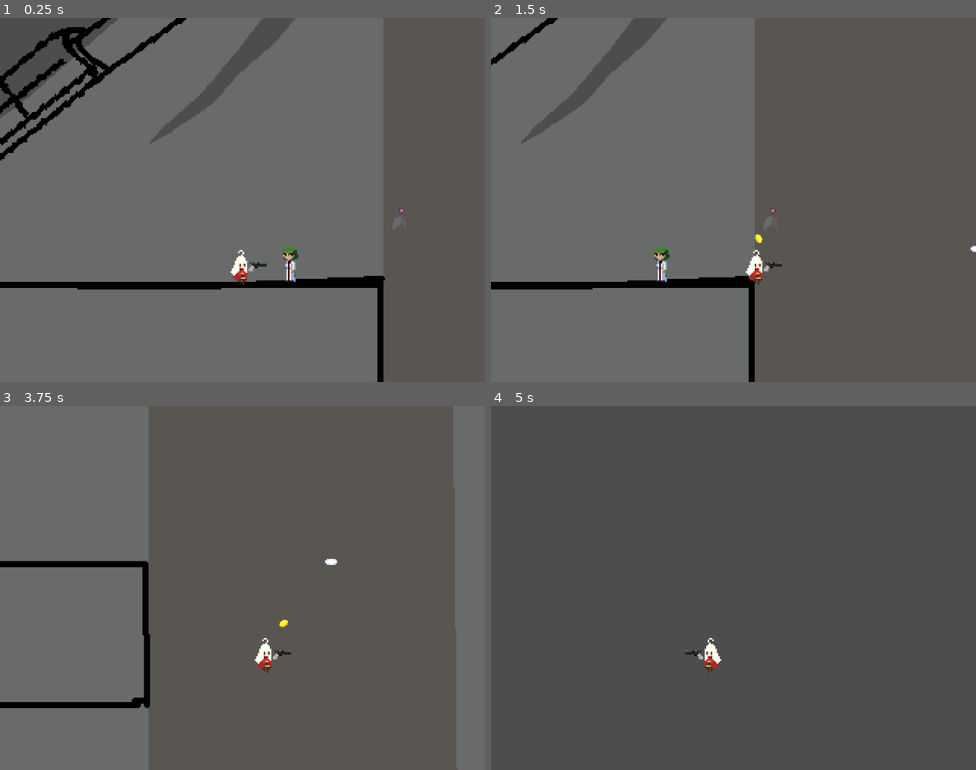
Above: before the commit, frames 1-4 (two rows, left to right).
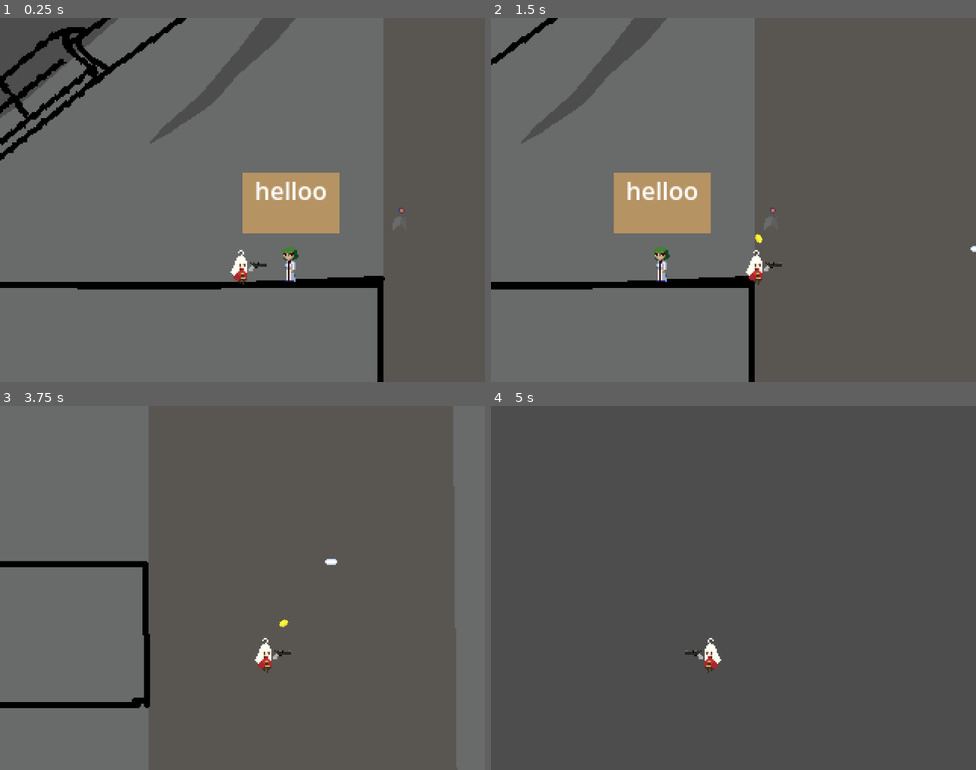
Above: after the commit, the same moments.

Repository: MaiGamesDev/Platformer_Project
Game: Godot game, scene res://SCENE/Game.tscn
The game is run twice, just before and just after one commit, with the same random seed, the same clock (stepped at 60 frames per second) and the same inputs.
Inputs (mouse positions are in pixels of both pictures, inside the frame that each line leads up to):
- Up to frame 1 (0.25 s): no input
- Up to frame 2 (1.5 s): tap Enter (ui_accept) at 0.5, 0.77 s; move the mouse to (840, 181) at 0.52 s; press the mouse at (840, 181) at 0.53 s; hold D (move_right) from 0.53 s (still down); move the mouse to (636, 218) at 1.27 s; release the mouse at (636, 218) at 1.28 s; right-click (636, 218) at 1.35 s
- Up to frame 3 (3.75 s): tap Enter (ui_accept) at 1.52, 3.02 s; move the mouse to (291, 507) at 2.02 s; release D (move_right) at 2.03 s; press the mouse at (291, 507) at 2.03 s; hold A (move_left) 2.03-2.78 s; move the mouse to (218, 660) at 2.77 s; release the mouse at (218, 660) at 2.78 s; hold D (move_right) from 2.78 s (still down); right-click (218, 660) at 2.85 s; move the mouse to (388, 642) at 3.52 s; press the mouse at (388, 642) at 3.53 s
- Up to frame 4 (5 s): tap Enter (ui_accept) at 3.77, 4.52 s; move the mouse to (588, 533) at 4.27 s; release D (move_right) at 4.28 s; release the mouse at (588, 533) at 4.28 s; hold A (move_left) from 4.28 s (still down); right-click (588, 533) at 4.35 s

The runs differ from the first frame. In frame 1, 3.3% of the frame differs, in the area x 50-70%, y 42-60%; in frame 2, 3.4%, in the area x 25-100%, y 42-65%; in frame 3, less than 0.1%; in frame 4, nothing differs.
Error after the commit: Invalid assignment of property or key 'playing' with value of type 'bool' on a base object of type 'AnimatedSprite2D'. (res://SCENE/Bullet.gd:12)

Commit message:
불렛 이펙트

Diff:
--- /dev/null
+++ b/BulletEffect.tres
@@ -0,0 +1,35 @@
+[gd_resource type="SpriteFrames" load_steps=8 format=3 uid="uid://c51r01xt10ul3"]
+
+[ext_resource type="Texture2D" uid="uid://b6auc7fu6urq4" path="res://ART/effect_sheet.png" id="1_lh26f"]
+
+[sub_resource type="AtlasTexture" id="AtlasTexture_ee02k"]
+atlas = ExtResource("1_lh26f")
+region = Rect2(0, 0, 16, 16)
+
+[sub_resource type="AtlasTexture" id="AtlasTexture_wybi4"]
+atlas = ExtResource("1_lh26f")
+region = Rect2(16, 0, 16, 16)
+
+[sub_resource type="AtlasTexture" id="AtlasTexture_0k4cp"]
+atlas = ExtResource("1_lh26f")
+region = Rect2(32, 0, 16, 16)
+
+[sub_resource type="AtlasTexture" id="AtlasTexture_vgm4p"]
+atlas = ExtResource("1_lh26f")
+region = Rect2(48, 0, 16, 16)
+
+[sub_resource type="AtlasTexture" id="AtlasTexture_ewvlk"]
+atlas = ExtResource("1_lh26f")
+region = Rect2(64, 0, 16, 16)
+
+[sub_resource type="AtlasTexture" id="AtlasTexture_ccl61"]
+atlas = ExtResource("1_lh26f")
+region = Rect2(80, 0, 16, 16)
+
+[resource]
+animations = [{
+"frames": [SubResource("AtlasTexture_ee02k"), SubResource("AtlasTexture_wybi4"), SubResource("AtlasTexture_0k4cp"), SubResource("AtlasTexture_vgm4p"), SubResource("AtlasTexture_ewvlk"), SubResource("AtlasTexture_ccl61")],
+"loop": false,
+"name": &"default",
+"speed": 30.0
+}]
--- a/SCENE/Bullet.gd
+++ b/SCENE/Bullet.gd
@@ -1,10 +1,17 @@
 extends RigidBody2D
+
+
 
 var default_velocity = 250.0
 
 # Called when the node enters the scene tree for the first time.
 func _ready():
-	pass
+	var effect = AnimatedSprite2D.new()
+	effect.frames = load("res://BulletEffect.tres")
+	effect.global_position = global_position
+	effect.playing = true
+	effect.texture_filter = CanvasItem.TEXTURE_FILTER_NEAREST
+	get_tree().root.add_child(effect)
 
 
 # Called every frame. 'delta' is the elapsed time since the previous frame.
--- a/SCENE/Bullet.tscn
+++ b/SCENE/Bullet.tscn
@@ -1,43 +1,10 @@
-[gd_scene load_steps=12 format=3 uid="uid://dnbthyxy0yu55"]
+[gd_scene load_steps=4 format=3 uid="uid://dnbthyxy0yu55"]
 
 [ext_resource type="Script" path="res://SCENE/Bullet.gd" id="1_8iwui"]
 [ext_resource type="Texture2D" uid="uid://cublbx0jaggdm" path="res://ART/bullet.png" id="2_d2oax"]
-[ext_resource type="Texture2D" uid="uid://b6auc7fu6urq4" path="res://ART/effect_sheet.png" id="3_1r3is"]
 
 [sub_resource type="RectangleShape2D" id="RectangleShape2D_nn50s"]
 size = Vector2(3, 2.375)
-
-[sub_resource type="AtlasTexture" id="AtlasTexture_ee02k"]
-atlas = ExtResource("3_1r3is")
-region = Rect2(0, 0, 16, 16)
-
-[sub_resource type="AtlasTexture" id="AtlasTexture_wybi4"]
-atlas = ExtResource("3_1r3is")
-region = Rect2(16, 0, 16, 16)
-
-[sub_resource type="AtlasTexture" id="AtlasTexture_0k4cp"]
-atlas = ExtResource("3_1r3is")
-region = Rect2(32, 0, 16, 16)
-
-[sub_resource type="AtlasTexture" id="AtlasTexture_vgm4p"]
-atlas = ExtResource("3_1r3is")
-region = Rect2(48, 0, 16, 16)
-
-[sub_resource type="AtlasTexture" id="AtlasTexture_ewvlk"]
-atlas = ExtResource("3_1r3is")
-region = Rect2(64, 0, 16, 16)
-
-[sub_resource type="AtlasTexture" id="AtlasTexture_ccl61"]
-atlas = ExtResource("3_1r3is")
-region = Rect2(80, 0, 16, 16)
-
-[sub_resource type="SpriteFrames" id="SpriteFrames_vayui"]
-animations = [{
-"frames": [SubResource("AtlasTexture_ee02k"), SubResource("AtlasTexture_wybi4"), SubResource("AtlasTexture_0k4cp"), SubResource("AtlasTexture_vgm4p"), SubResource("AtlasTexture_ewvlk"), SubResource("AtlasTexture_ccl61")],
-"loop": true,
-"name": &"default",
-"speed": 12.0
-}]
 
 [node name="Bullet" type="RigidBody2D"]
 collision_layer = 8
@@ -53,8 +20,3 @@
 [node name="CollisionShape2d" type="CollisionShape2D" parent="."]
 position = Vector2(2.5, 0)
 shape = SubResource("RectangleShape2D_nn50s")
-
-[node name="AnimatedSprite2D" type="AnimatedSprite2D" parent="."]
-texture_filter = 1
-frames = SubResource("SpriteFrames_vayui")
-playing = true
--- a/SCENE/Game.tscn
+++ b/SCENE/Game.tscn
@@ -705,3 +705,20 @@
 texture_filter = 1
 position = Vector2(279, 238)
 texture = ExtResource("14_sp7sp")
+
+[node name="ColorRect" type="ColorRect" parent="Npc"]
+offset_left = -31.0
+offset_top = -62.0
+offset_right = 33.0
+offset_bottom = -22.0
+color = Color(0.709804, 0.576471, 0.388235, 1)
+
+[node name="Label" type="Label" parent="Npc/ColorRect"]
+anchors_preset = 15
+anchor_right = 1.0
+anchor_bottom = 1.0
+grow_horizontal = 2
+grow_vertical = 2
+text = "helloo
+"
+horizontal_alignment = 1
